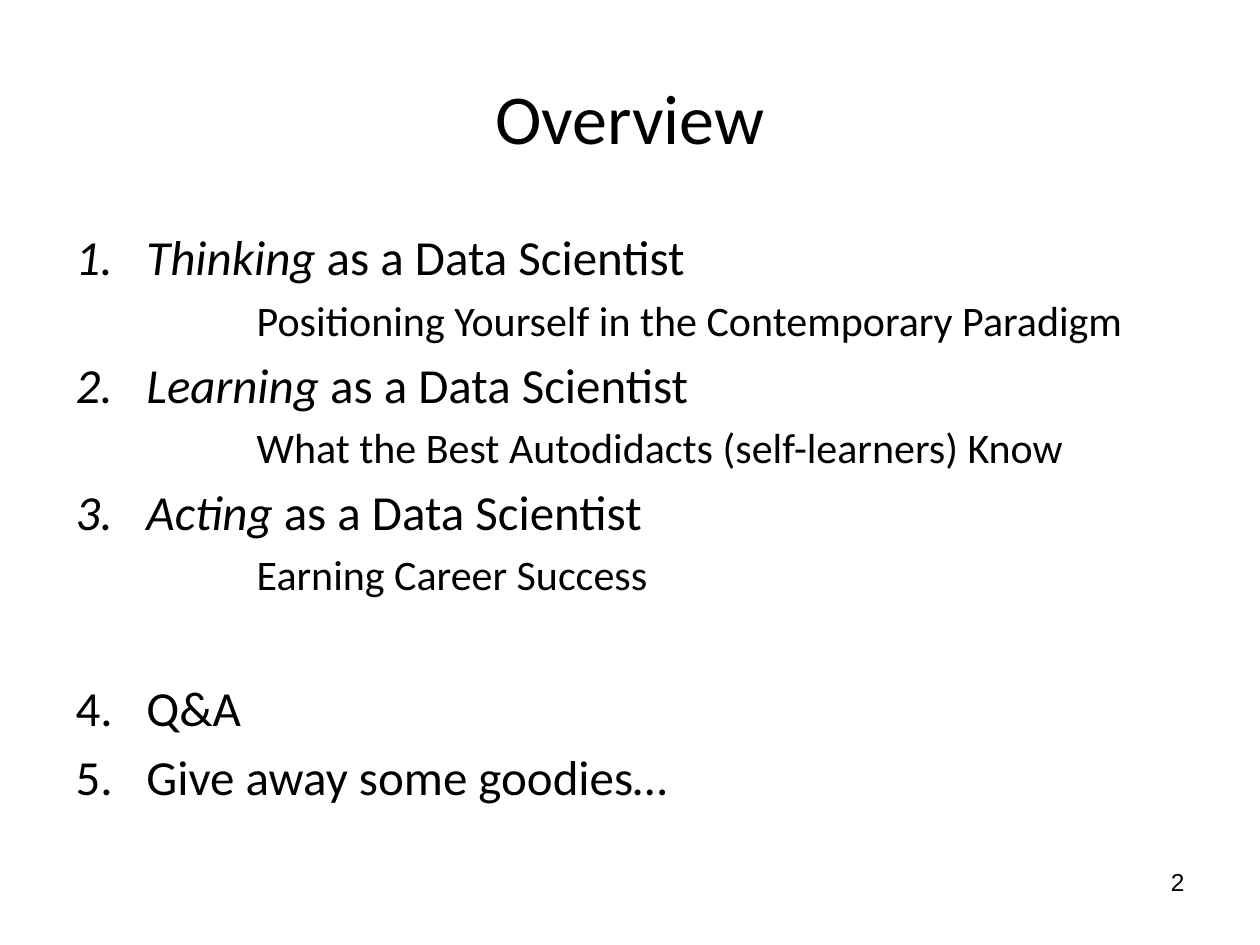
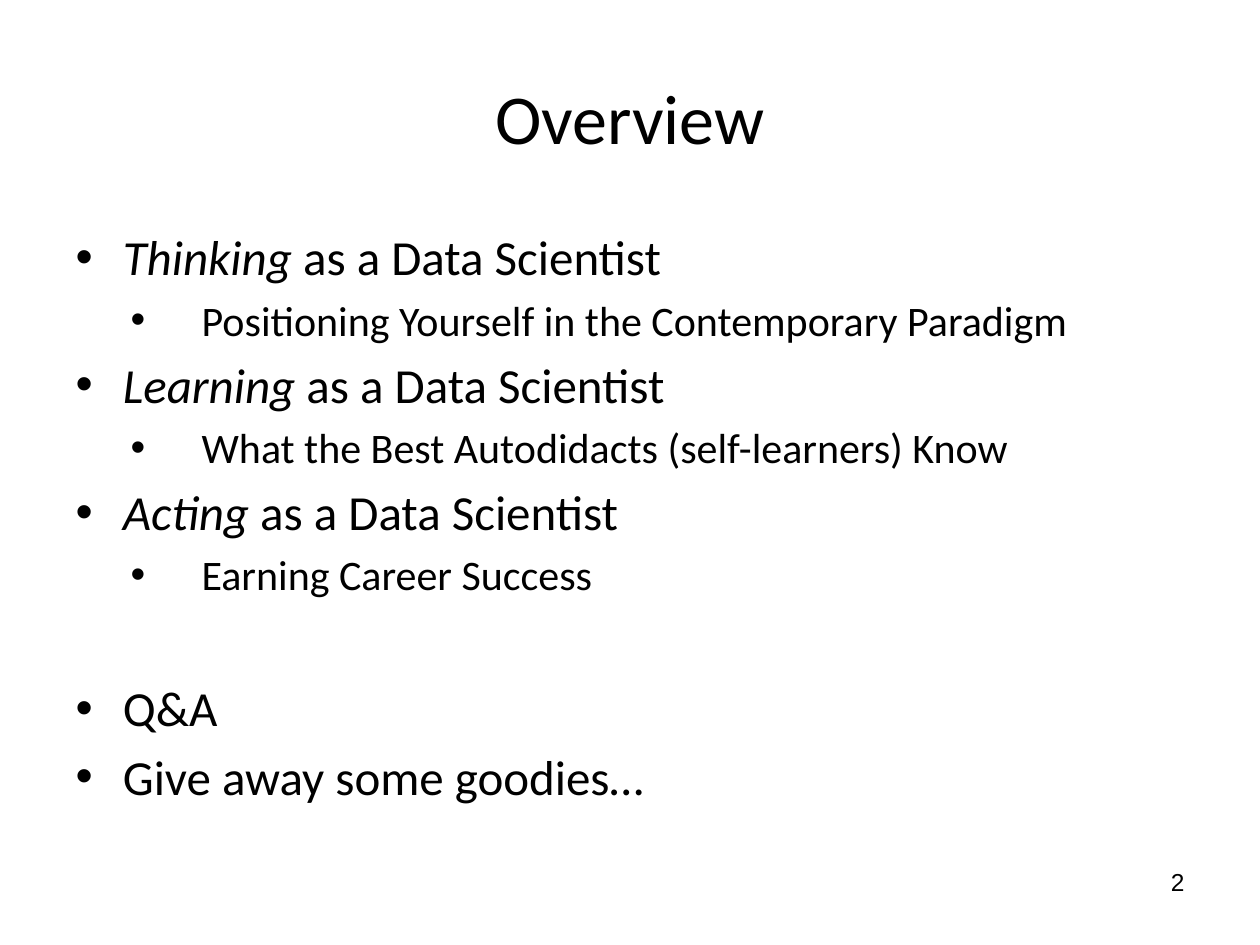
Before and after one commit to wsphd/datajam2018, a slide deck: slide 2 of dj2018.pptx. Drawn at 1260x945 pixels with LibreOffice and Linux fonts; fonts in the diff are those of the drawing. Boxes give left, top, right and bottom in pixels: in the first picture for what was removed or moved away, otherwise in the second. Text is boxed around its words. In the diff, an @@ line names an element or a change of style, - is before the commit and + after.

```diff
--- a/dj2018.pptx
+++ b/dj2018.pptx
@@ text "Thinking as a Data Scientist" at (123, 241, 1067, 804): bullet 1. to •; bullet none to • @@
```
Also in this commit, not shown: 3 other slides changed, 3 slides added, 5 slides removed, 2 other files.
